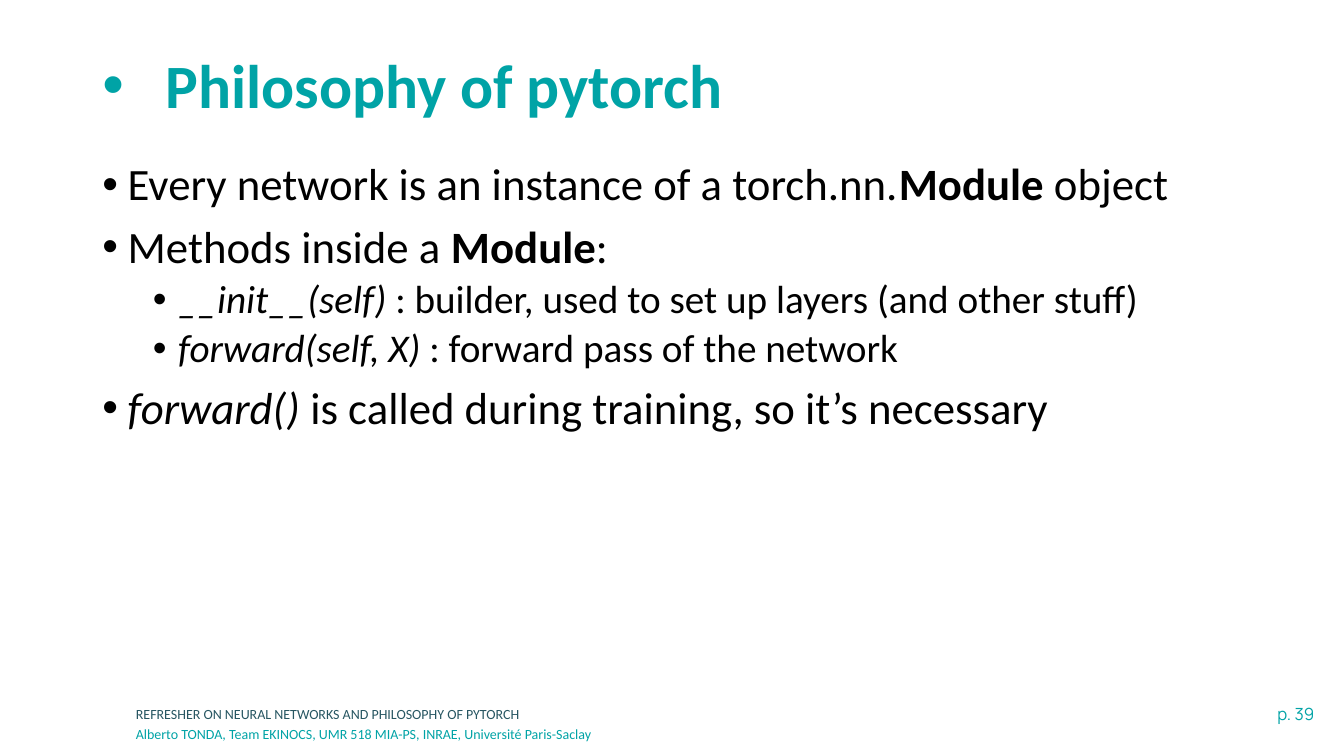
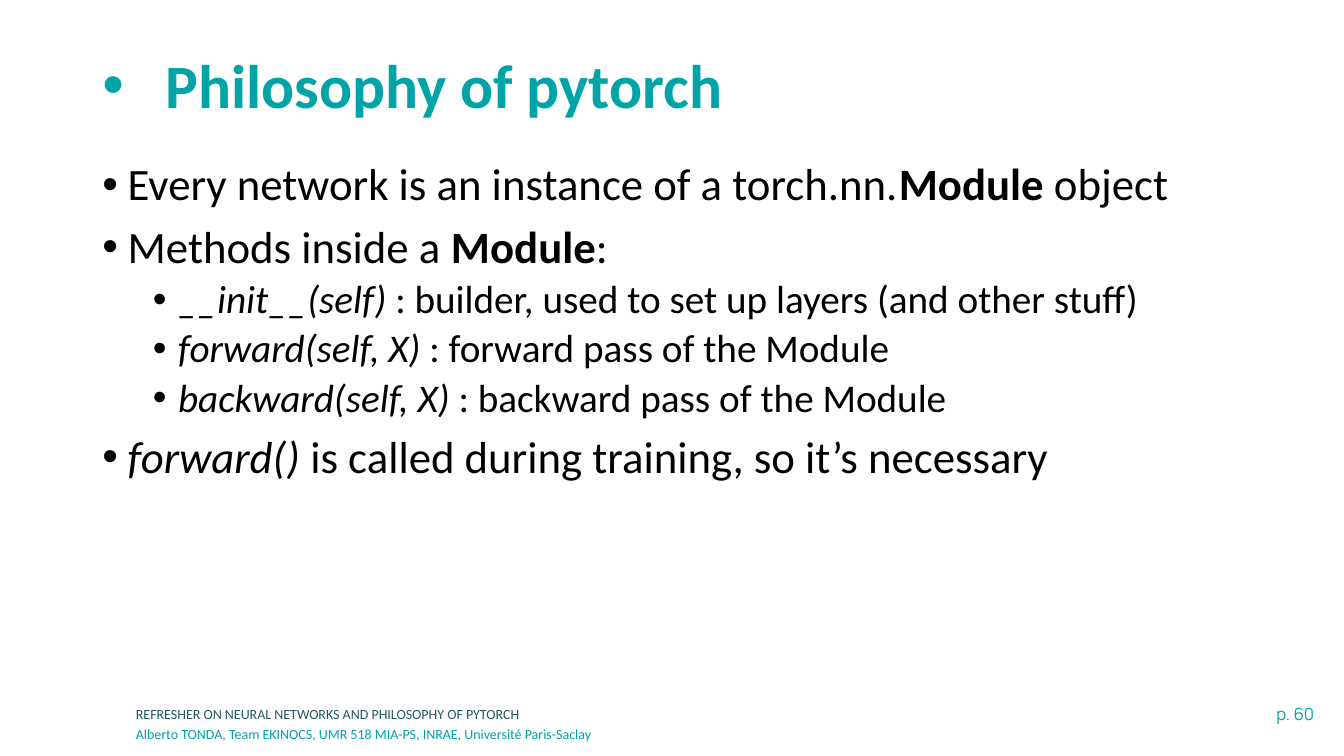
Before and after one commit to albertotonda/teaching, a slide deck: slide 60 of deep-learning-in-practice-with-pytorch/1-neural-networks-and-pytorch.pptx (slide 39 before the commit). Drawn at 1344x756 pixels with LibreOffice and Linux fonts; fonts in the diff are those of the drawing; background and template pictures are left out. Boxes give left, top, right and bottom in pixels: in the first picture for what was removed or moved away, otherwise in the second. Text is boxed around its words. In the diff, an @@ line names an element or a change of style, - is before the commit and + after.

Commit message:
More slides

```diff
--- a/deep-learning-in-practice-with-pytorch/1-neural-networks-and-pytorch.pptx
+++ b/deep-learning-in-practice-with-pytorch/1-neural-networks-and-pytorch.pptx
@@ text at box(178, 333, 947, 419): text changed @@
-  • forward(self, X) : forward pass of the network
+  • forward(self, X) : forward pass of the Module
+  • backward(self, X) : backward pass of the Module
@@ page number at box(1276, 707, 1315, 724): text changed @@
-p. 39
+p. 60
```
Also in this commit, not shown: 3 other slides changed, 22 slides added, 1 slide removed, 8 other files.
